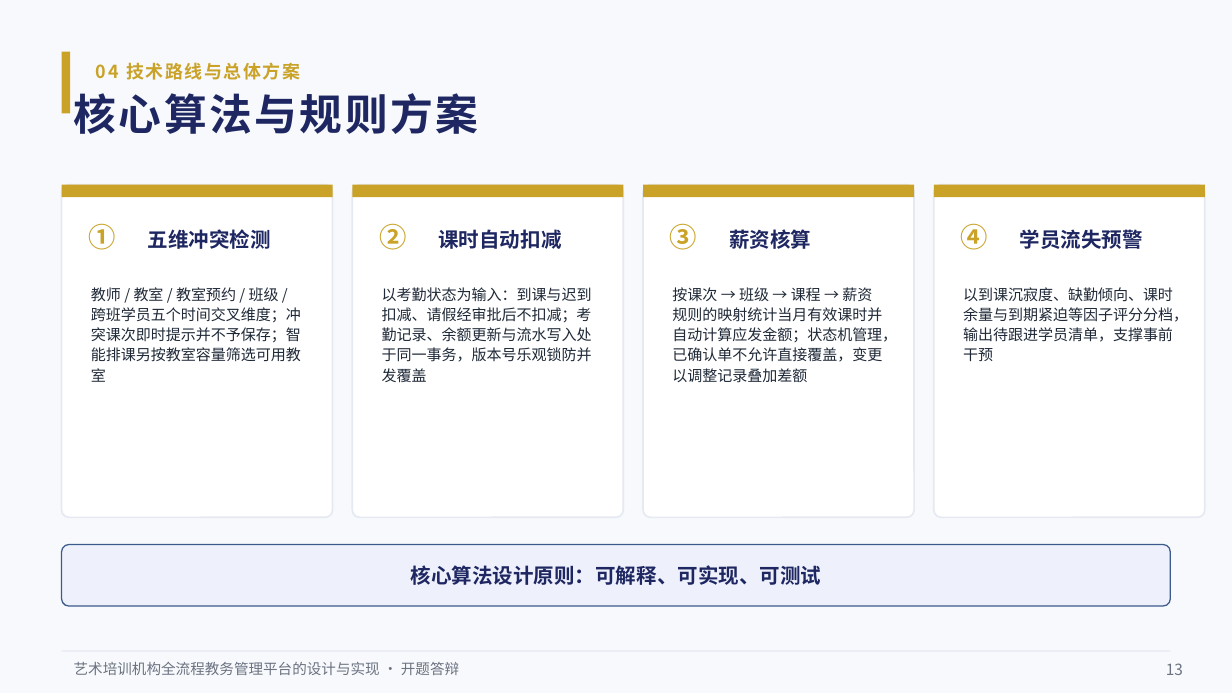
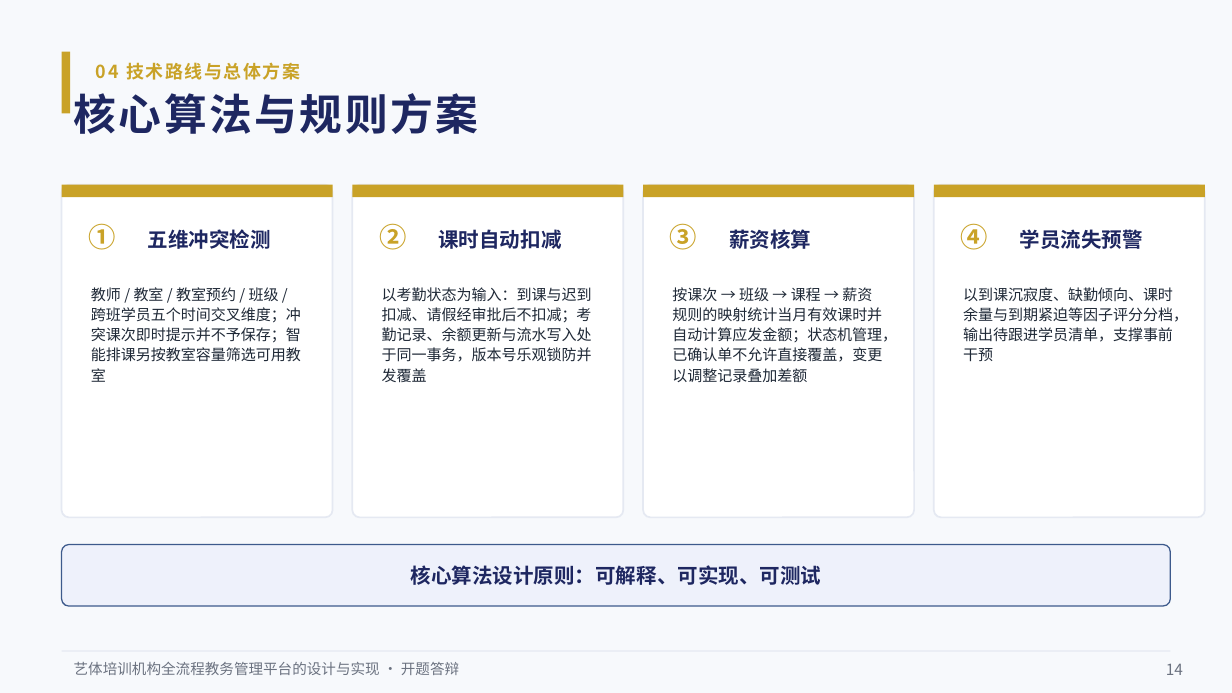
Before and after one commit to BYNekoNay/educational-administration, a slide deck: slide 14 of docs/defence/艺培通开题答辩.pptx (slide 13 before the commit). Drawn at 1232x693 pixels with LibreOffice and Linux fonts; fonts in the diff are those of the drawing. Boxes give left, top, right and bottom in pixels: in the first picture for what was removed or moved away, otherwise in the second. Text is boxed around its words. In the diff, an @@ line names an element or a change of style, - is before the commit and + after.

Commit message:
docs: 毕设文档更新——开题报告按新任务书（艺体）重写、新增文献综述与文献库、答辩材料同步

```diff
--- a/docs/defence/艺培通开题答辩.pptx
+++ b/docs/defence/艺培通开题答辩.pptx
@@ text at (74, 662, 459, 675): text changed @@
-艺术培训机构全流程教务管理平台的设计与实现 · 开题答辩
+艺体培训机构全流程教务管理平台的设计与实现 · 开题答辩
@@ text at (1166, 663, 1183, 675): text changed @@
-13
+14
```
Also in this commit, not shown: 16 other slides changed, 1 slide added, 46 other files.
